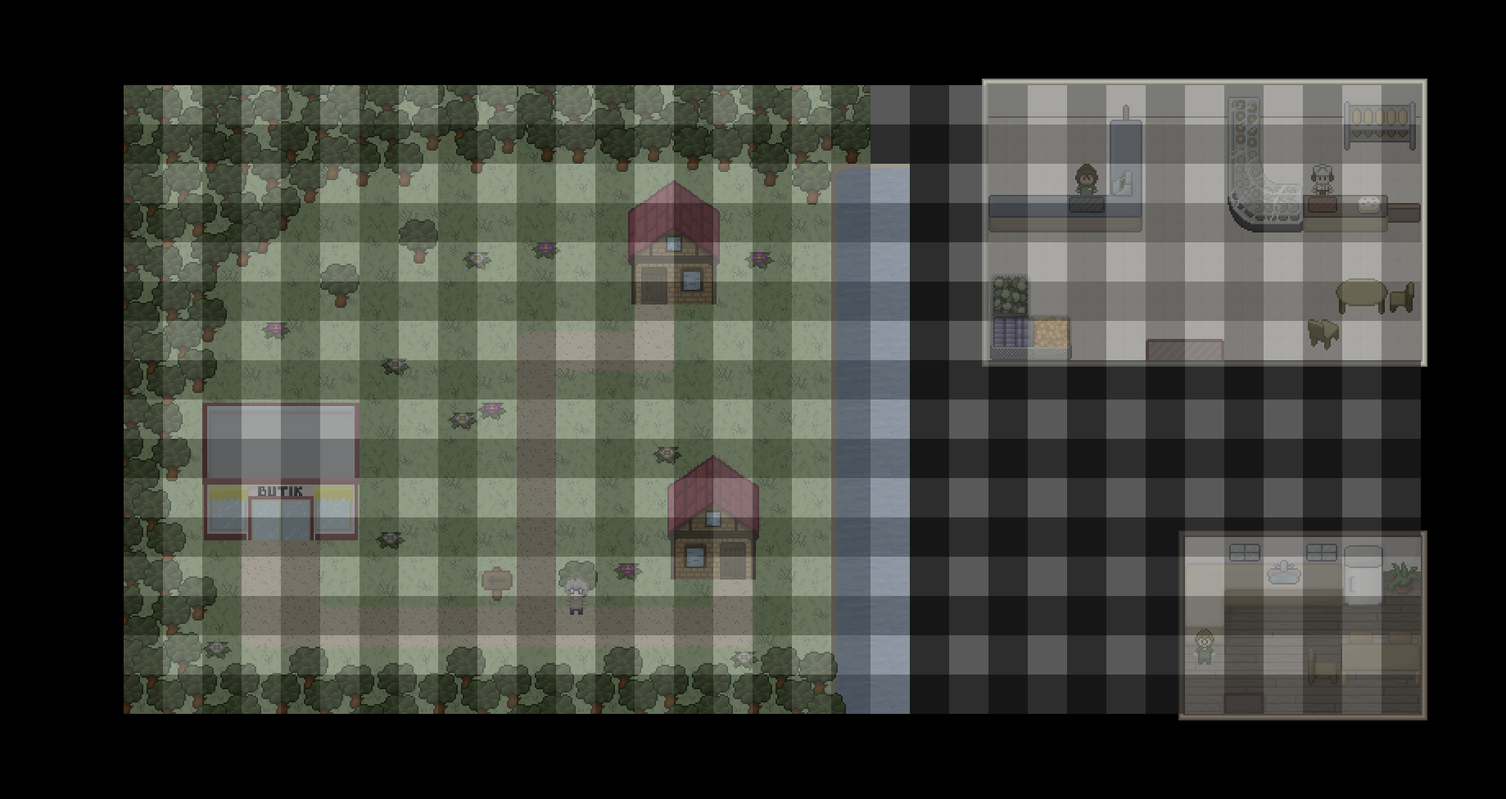
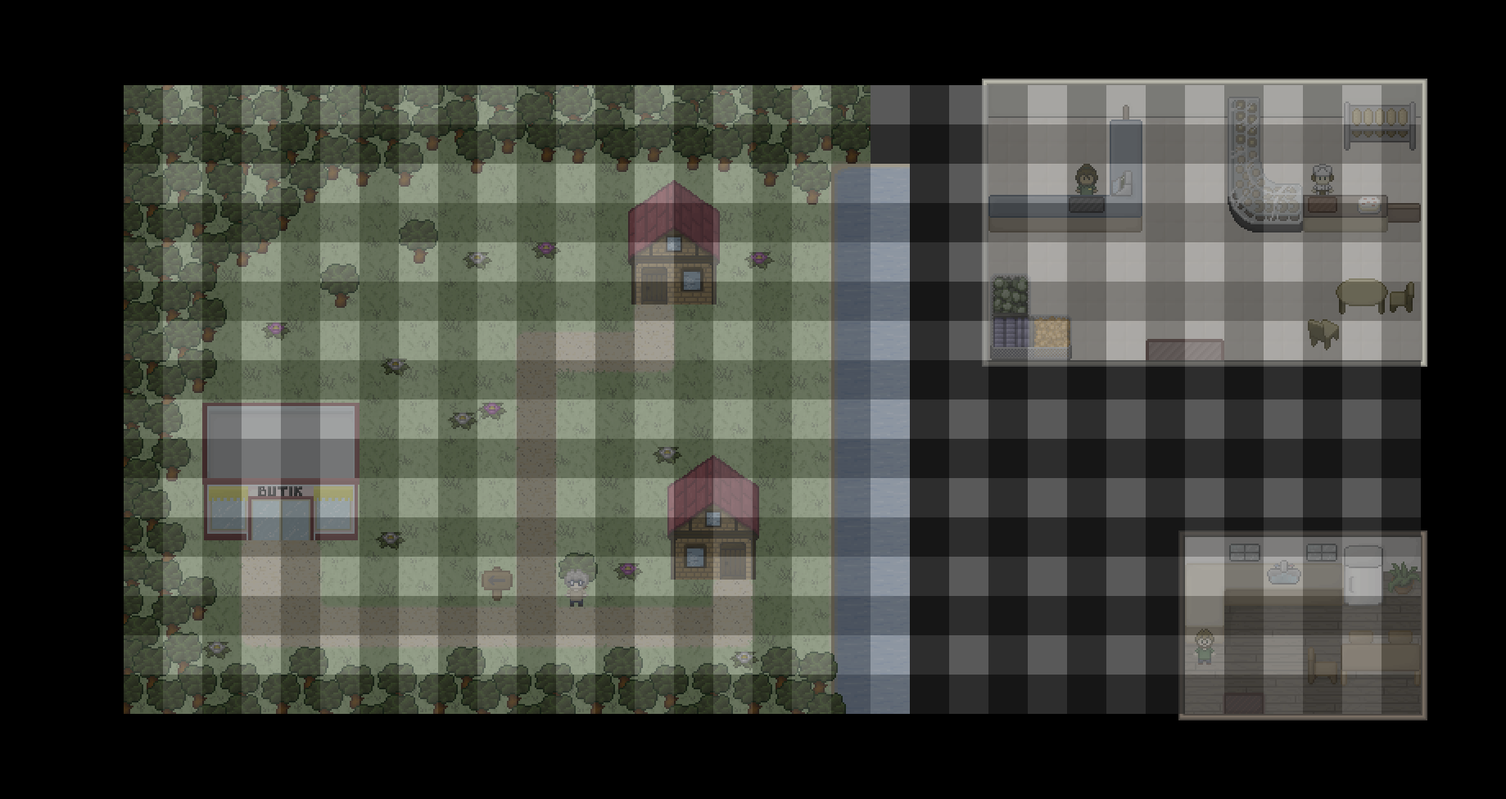
Two versions of the same layered image (1506x799). Layer-by-layer changes:
added layer "Lag 25" above "Lag 27" over [558, 552, 598, 607]
added layer "Lag 27" above "Lag 24" over [558, 552, 598, 606]
added layer "Lag 26" above "Lag 7" over [566, 604, 587, 615]
